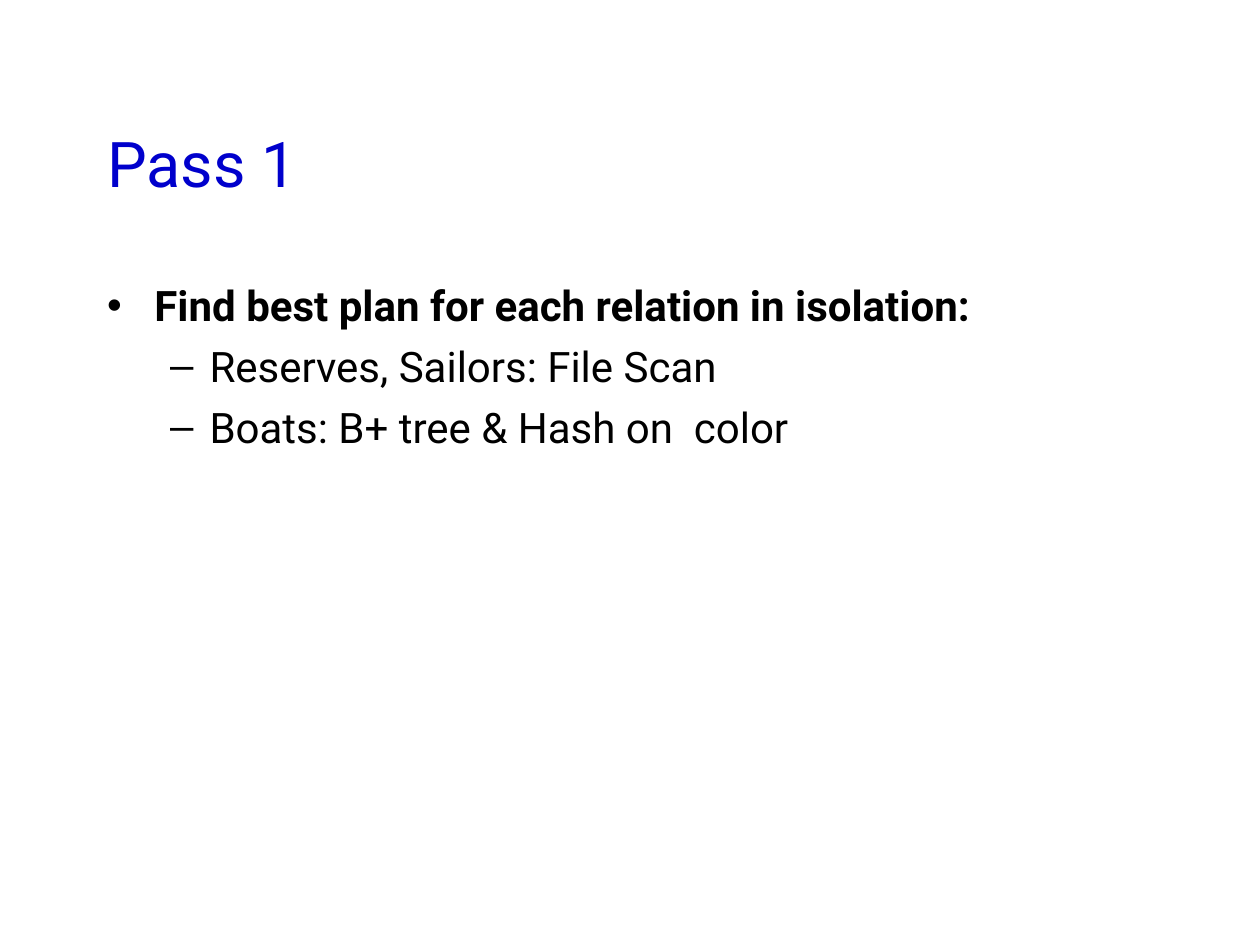
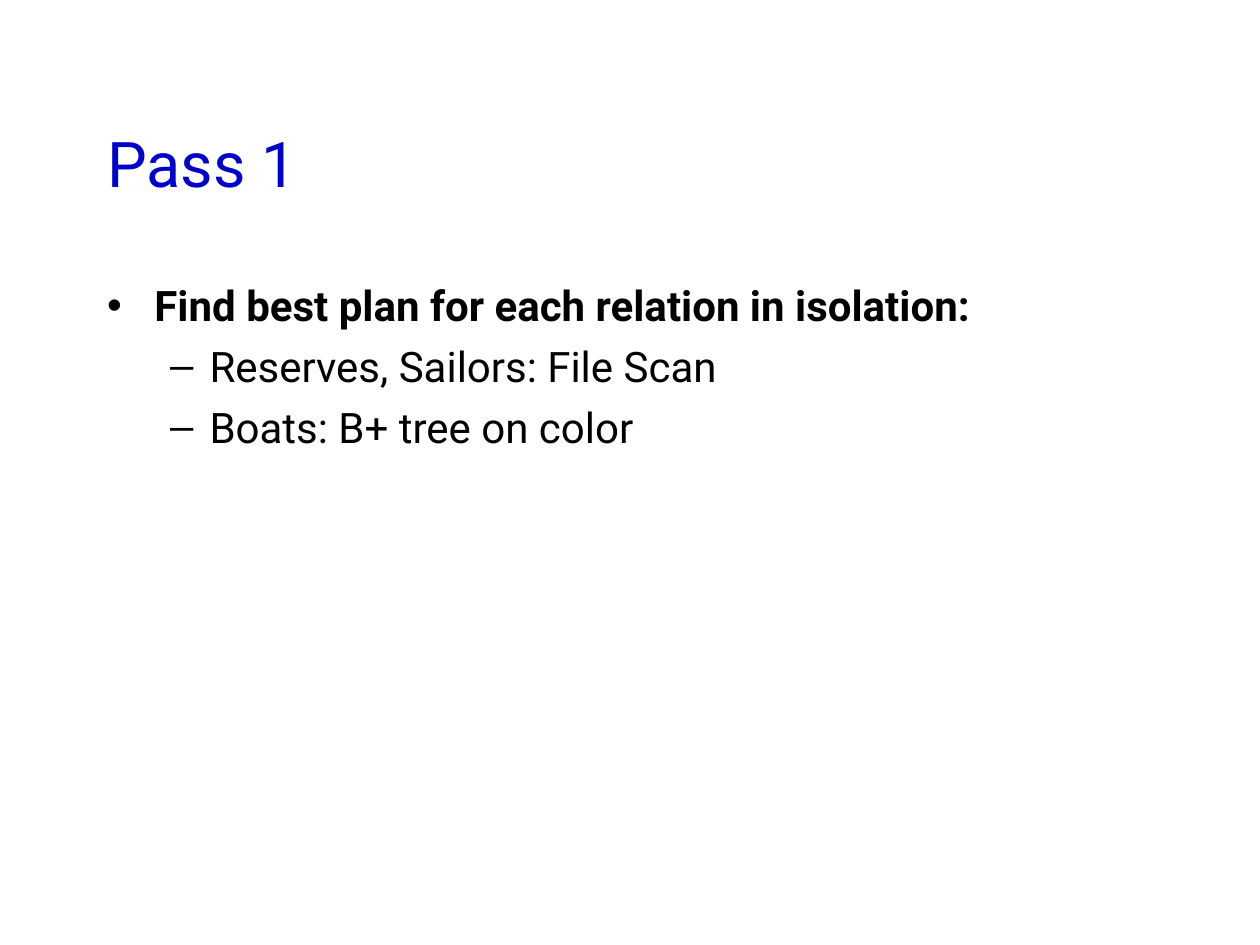
Before and after one commit to jhellerstein/cs186-09, a slide deck: slide 43 of lecs/16.QueryOpt.ppt. Drawn at 1260x945 pixels with LibreOffice and Linux fonts; fonts in the diff are those of the drawing; background and template pictures are left out. Boxes give left, top, right and bottom in pixels: in the first picture for what was removed or moved away, otherwise in the second. Text is boxed around its words. In the diff, an @@ line names an element or a change of style, - is before the commit and + after.

```diff
--- a/lecs/16.QueryOpt.ppt
+++ b/lecs/16.QueryOpt.ppt
@@ text at (210, 411, 633, 444): text changed @@
-  – Boats: B+ tree & Hash on color
+  – Boats: B+ tree on color
```
Also in this commit, not shown: 13 other slides changed, 15 slides added, 1 other file.
